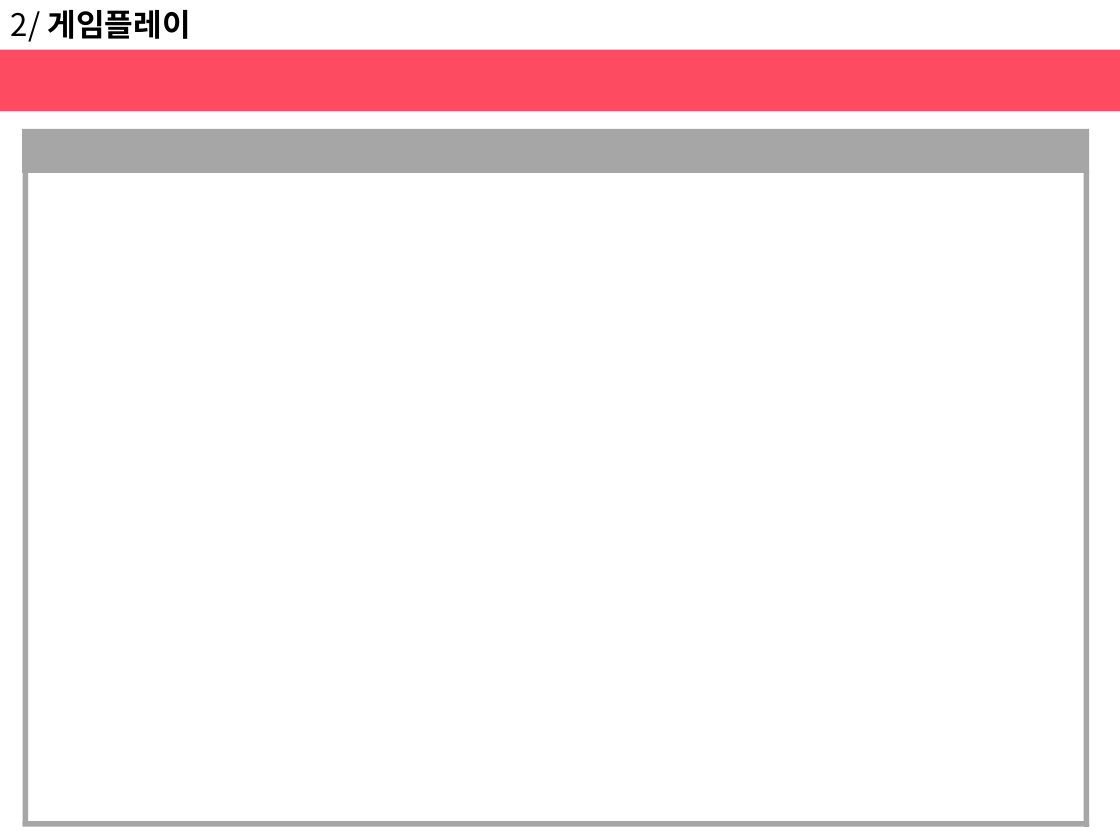
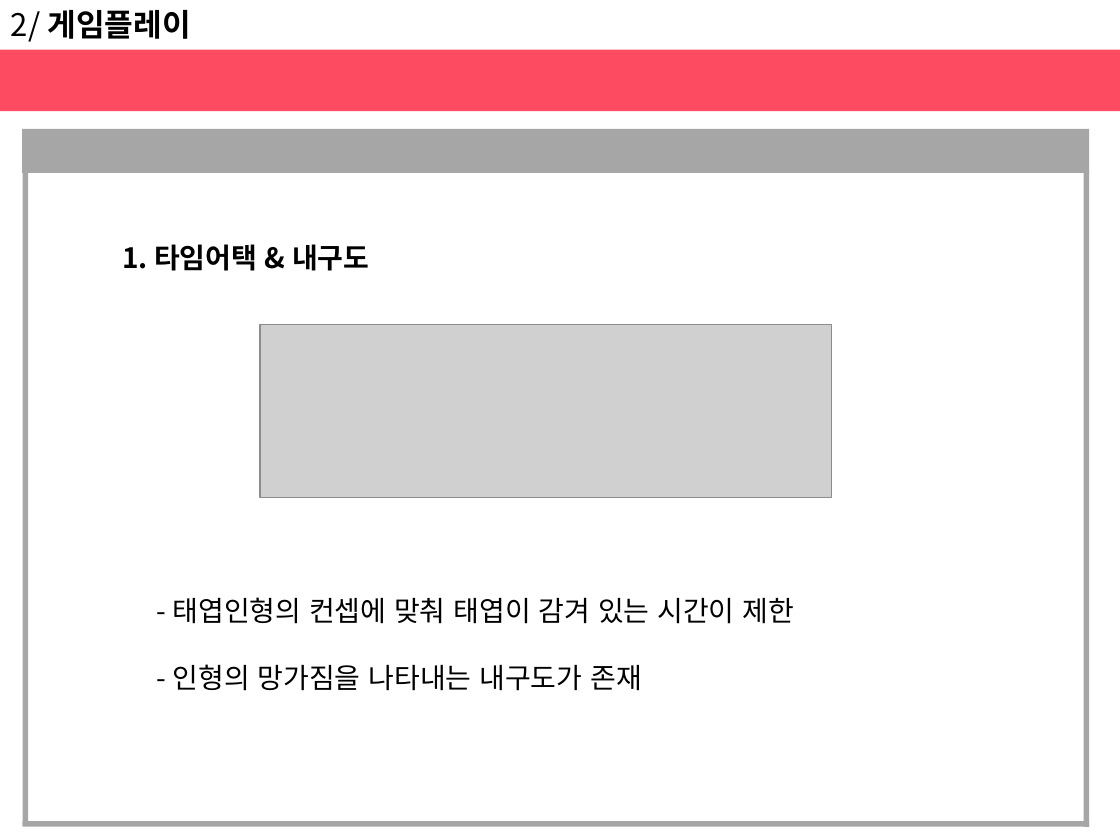
Before and after one commit to haeunjung/Team_Project, a slide deck: slide 8 of 기획문서/게임 제안서.pptx. Drawn at 1120x840 pixels with LibreOffice and Linux fonts; fonts in the diff are those of the drawing; grey boxes stand for pictures. Boxes give left, top, right and bottom in pixels: in the first picture for what was removed or moved away, otherwise in the second. Text is boxed around its words. In the diff, an @@ line names an element or a change of style, - is before the commit and + after.

```diff
--- a/기획문서/게임 제안서.pptx
+++ b/기획문서/게임 제안서.pptx
@@ text added at [122,244,369,271], 18 pt, text #000000, bold @@
+1. 타임어택 & 내구도
@@ picture added at [260,325,831,497] @@
@@ text added at [172,597,795,691], 18 pt, text #000000 @@
+- 태엽인형의 컨셉에 맞춰 태엽이 감겨 있는 시간이 제한
+- 인형의 망가짐을 나타내는 내구도가 존재
```
Also in this commit, not shown: 1 other slide changed, 5 slides added.
